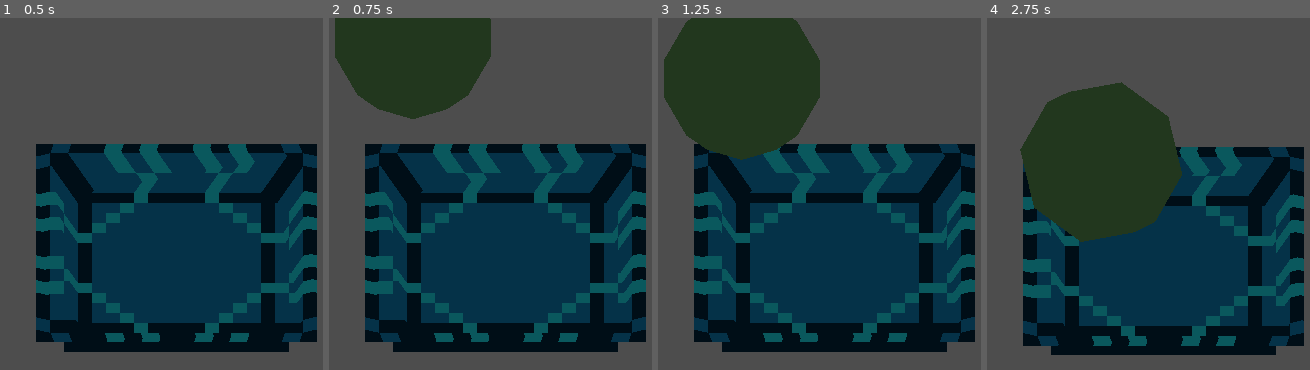
Above: before the commit, frames 1-4 (left to right).
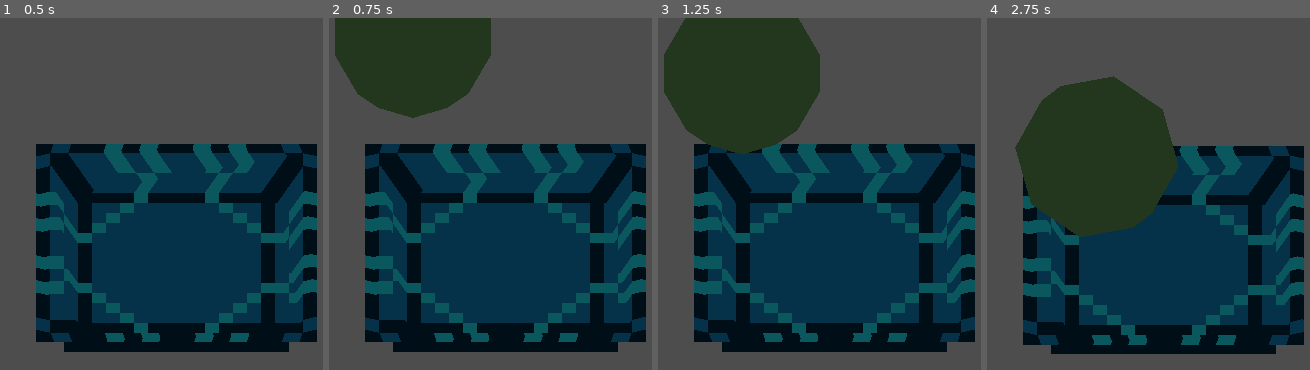
Above: after the commit, the same moments.

Repository: Wake1st/GomiMoni
Game: Godot game, scene res://testing/mechanics/test_basket.tscn
Two runs of this game, one before a commit and one after it. Both use one fixed random seed, a clock stepped at 60 frames per second and the inputs below. The project has no main scene, so this scene is started directly.
Inputs (mouse positions are in pixels of both pictures, inside the frame that each line leads up to):
- Up to frame 1 (0.5 s): no input
- Up to frame 2 (0.75 s): tap Enter (ui_accept) at 0.5 s; move the mouse to (outside the picture) at 0.52 s; hold Right (ui_right) from 0.53 s (still down); tap X (swap_character_next) at 0.6 s
- Up to frame 3 (1.25 s): keep holding Right (ui_right); tap Enter (ui_accept) at 0.77 s
- Up to frame 4 (2.75 s): move the mouse to (1003, 264) at 1.27 s; release Right (ui_right) at 1.28 s; hold Down (ui_down) 1.28-2.03 s; tap Z (swap_character_prev) at 1.35 s; tap Enter (ui_accept) at 1.52 s; move the mouse to (1242, 144) at 2.02 s; hold Right (ui_right) from 2.03 s (still down); hold R from 2.03 s (still down)

Frame 1 is identical in both runs. In frame 2, 0.2% of the frame differs, in the area x 1-51%, y 0-29%; in frame 3, 1.0%; in frame 4, 3.9%, in the area x 8-99%, y 16-96%.

Commit message:
collision and script relocation

Diff:
--- a/mechanics/goal.gd
+++ b/mechanics/goal.gd
@@ -7,8 +7,6 @@
 @onready var trigger = $Trigger
 
 
-func _on_trigger_body_entered(body):
-	if typeof(body) == typeof(Vehicle):
-		var vehicle = body as Vehicle
-		if vehicle.currentType == Vehicle.VEHICLE_TYPE.GOMI:
-			emit_signal("goal_entered")
+func _on_trigger_body_entered(_body):
+	# only the Gomi's collision layer is checked
+	emit_signal("goal_entered")
--- a/mechanics/goal.tscn
+++ b/mechanics/goal.tscn
@@ -7,6 +7,9 @@
 height = 1.0
 radius = 0.6
 
+[sub_resource type="BoxShape3D" id="BoxShape3D_3e4cq"]
+size = Vector3(2, 0.2, 2)
+
 [node name="Goal" type="Node3D"]
 script = ExtResource("1_3e4cq")
 
@@ -14,9 +17,17 @@
 transform = Transform3D(3, 0, 0, 0, 3, 0, 0, 0, 3, 0, -1.92137, 0)
 
 [node name="Trigger" type="Area3D" parent="."]
+collision_layer = 4
+collision_mask = 2
 
 [node name="CollisionShape3D" type="CollisionShape3D" parent="Trigger"]
 transform = Transform3D(1, 0, 0, 0, 1, 0, 0, 0, 1, 0, -1.41874, 0)
 shape = SubResource("CylinderShape3D_h5jhh")
 
+[node name="BouncePad" type="StaticBody3D" parent="."]
+
+[node name="CollisionShape3D" type="CollisionShape3D" parent="BouncePad"]
+transform = Transform3D(1, 0, 0, 0, 0.707107, -0.707107, 0, 0.707107, 0.707107, 0, -2.73188, -0.148949)
+shape = SubResource("BoxShape3D_3e4cq")
+
 [connection signal="body_entered" from="Trigger" to="." method="_on_trigger_body_entered"]
--- a/mechanics/keys/basket.gd
+++ b/mechanics/keys/basket.gd
@@ -7,7 +7,7 @@
 
 @export var drop_duration: float = 0.6
 
-@onready var trigger = $trigger
+@onready var trigger: Area3D = $trigger
 @onready var basket = $basket
 
 var tween: Tween
@@ -35,8 +35,6 @@
 	emit_signal("triggered")
 
 
-func _on_trigger_body_entered(body):
-	if body is Vehicle:
-		var vehicle = body as Vehicle
-		if vehicle.currentType == Vehicle.VEHICLE_TYPE.HEAVY:
-			toggleOn()
+func _on_trigger_body_entered(_body):
+	# only the heavy layer is checked
+	toggleOn()
--- a/mechanics/keys/basket.tscn
+++ b/mechanics/keys/basket.tscn
@@ -14,6 +14,8 @@
 
 [node name="trigger" type="Area3D" parent="."]
 transform = Transform3D(0.999999, 0, 0, 0, 0.999999, 0, 0, 0, 0.999999, 0, -1.07288e-06, 0)
+collision_layer = 16
+collision_mask = 8
 
 [node name="CollisionShape3D" type="CollisionShape3D" parent="trigger"]
 transform = Transform3D(1, 0, 0, 0, 1, 0, 0, 0, 1, 0, -0.32422, 0)
--- a/mechanics/keys/switch.tscn
+++ b/mechanics/keys/switch.tscn
@@ -14,6 +14,8 @@
 
 [node name="TurnOnArea" type="Area3D" parent="model/switch/bone_001/cylinder" index="1"]
 unique_name_in_owner = true
+collision_layer = 64
+collision_mask = 32
 
 [node name="CollisionShape3D" type="CollisionShape3D" parent="model/switch/bone_001/cylinder/TurnOnArea"]
 transform = Transform3D(1, 0, -7.10543e-15, 0, 1, 0, 6.39488e-14, -6.39488e-14, 0.999999, -0.07, 0.4, 0)
@@ -21,6 +23,8 @@
 
 [node name="TurnOffArea" type="Area3D" parent="model/switch/bone_001/cylinder" index="2"]
 unique_name_in_owner = true
+collision_layer = 64
+collision_mask = 32
 
 [node name="CollisionShape3D" type="CollisionShape3D" parent="model/switch/bone_001/cylinder/TurnOffArea"]
 transform = Transform3D(1, 0, 0, 0, 1, 0, 0, 0, 1, 0.07, 0.4, 0)
--- a/vehicles/flyer.gd
+++ b/vehicles/flyer.gd
@@ -2,10 +2,15 @@
 extends Vehicle
 
 
-@export var updraft_strength: float = 2
-@export var updraft_rate: float = 5
+@export var updraft_strength: float = 0.4
+@export var updraft_rate: float = 2.0
 
 var draft_time: float
+
+
+func _physics_process(delta):
+	super._physics_process(delta)
+	draft_time += delta
 
 
 func move(normal_force: Vector3) -> void:
--- a/vehicles/flyer.tscn
+++ b/vehicles/flyer.tscn
@@ -13,11 +13,12 @@
 size = Vector3(1, 0.1, 1.2)
 
 [node name="Flyer" type="RigidBody3D"]
+collision_layer = 32
+collision_mask = 65
 mass = 0.2
 gravity_scale = 0.1
 can_sleep = false
 script = ExtResource("1_fgsca")
-currentType = 2
 
 [node name="TopMesh" type="MeshInstance3D" parent="."]
 mesh = SubResource("QuadMesh_o44sm")
--- /dev/null
+++ b/vehicles/gomi.gd
@@ -0,0 +1,3 @@
+## This class is here for collision identification
+class_name Gomi
+extends RigidBody3D
--- a/vehicles/gomi.tscn
+++ b/vehicles/gomi.tscn
@@ -1,7 +1,7 @@
 [gd_scene load_steps=5 format=3 uid="uid://dbf8f4p5a8hbn"]
 
 [ext_resource type="Material" uid="uid://d255xucp87igc" path="res://assets/materials/gomi.tres" id="1_16wge"]
-[ext_resource type="Script" uid="uid://cc6c7k3vb6i2n" path="res://common/Vehicle.gd" id="1_fint7"]
+[ext_resource type="Script" uid="uid://cc6c7k3vb6i2n" path="res://vehicles/vehicle.gd" id="1_fint7"]
 
 [sub_resource type="SphereMesh" id="SphereMesh_16wge"]
 radial_segments = 6
@@ -11,9 +11,10 @@
 points = PackedVector3Array(-0.0268873, -0.487145, -0.0151637, 0.00348619, 0.030316, 0.485435, 0.018437, 0.0599001, 0.4 …(947 unchanged characters)…
 
 [node name="Gomi" type="RigidBody3D"]
+collision_layer = 2
+collision_mask = 5
 can_sleep = false
 script = ExtResource("1_fint7")
-strength = 130.0
 
 [node name="MeshInstance3D" type="MeshInstance3D" parent="."]
 mesh = SubResource("SphereMesh_16wge")
--- a/vehicles/heavy.tscn
+++ b/vehicles/heavy.tscn
@@ -1,7 +1,7 @@
 [gd_scene load_steps=5 format=3 uid="uid://bgytpimcoomse"]
 
 [ext_resource type="Material" uid="uid://bjfcuq1pjjse8" path="res://assets/materials/heavy.tres" id="1_dljfe"]
-[ext_resource type="Script" uid="uid://cc6c7k3vb6i2n" path="res://common/Vehicle.gd" id="1_kgtkd"]
+[ext_resource type="Script" uid="uid://cc6c7k3vb6i2n" path="res://vehicles/vehicle.gd" id="1_kgtkd"]
 
 [sub_resource type="SphereMesh" id="SphereMesh_kgtkd"]
 material = ExtResource("1_dljfe")
@@ -14,9 +14,13 @@
 points = PackedVector3Array(-0.114202, -0.693733, -0.741804, 0.0508949, 0.362918, 1.00839, 0.385503, 0.333869, 0.886464 …(918 unchanged characters)…
 
 [node name="Heavy" type="RigidBody3D"]
+collision_layer = 8
+collision_mask = 17
+mass = 0.8
+gravity_scale = 0.9
 can_sleep = false
 script = ExtResource("1_kgtkd")
-strength = 75.0
+strength = 95.0
 currentType = 1
 
 [node name="MeshInstance3D" type="MeshInstance3D" parent="."]
Not shown: 1 places in mechanics/goal.tscn that only renumber resources
Not shown, added: vehicles/gomi.gd.uid
Renamed: common/Vehicle.gd -> vehicles/vehicle.gd
Renamed: common/Vehicle.gd.uid -> vehicles/vehicle.gd.uid
